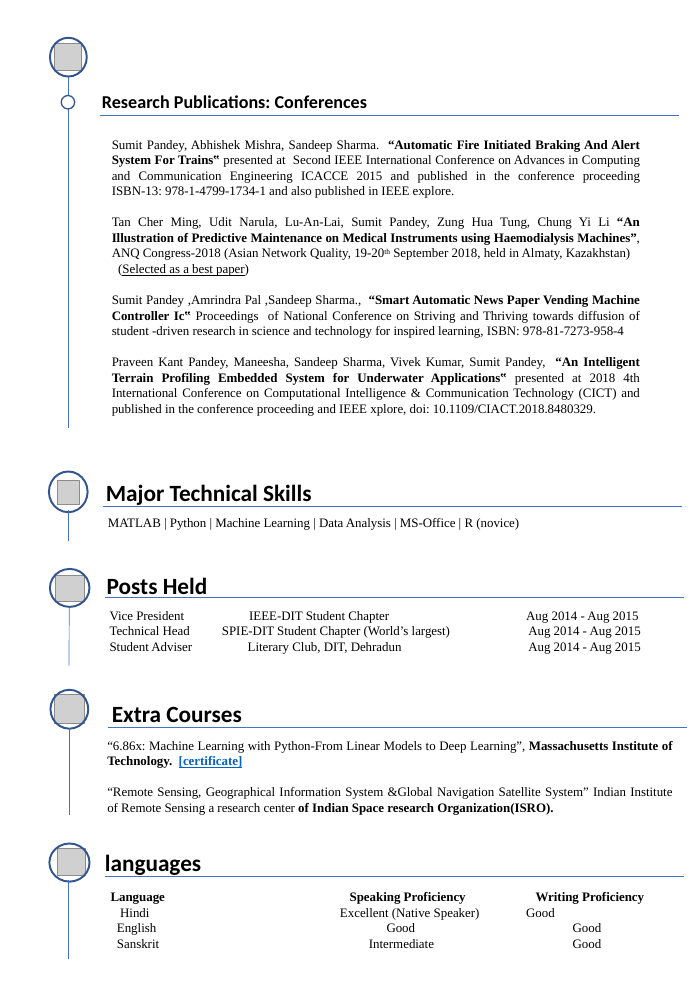
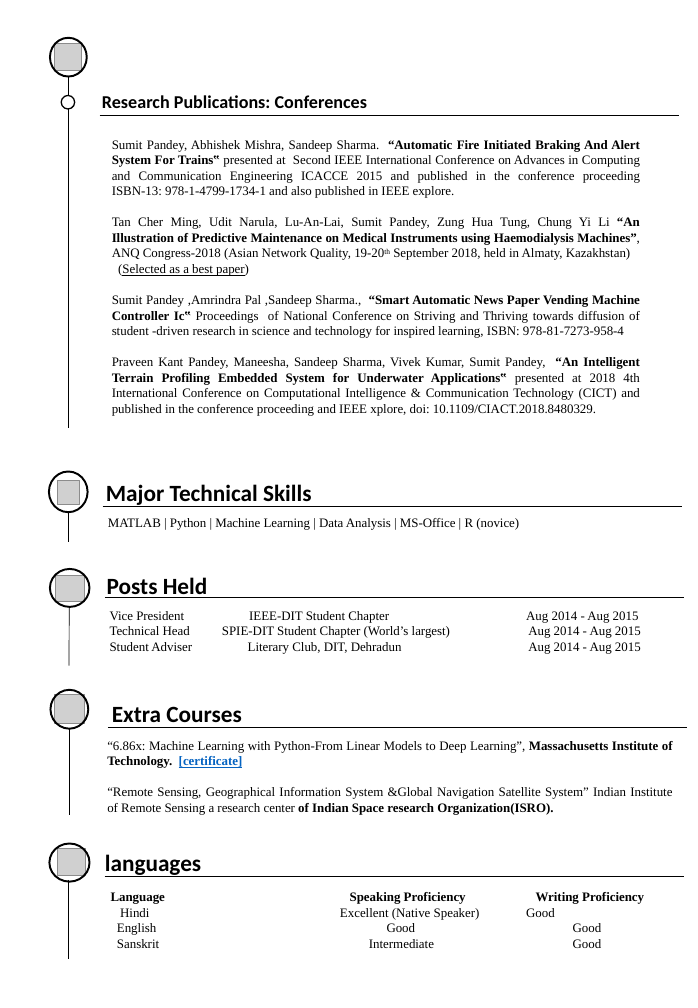
Before and after one commit to Sumit-ai/documents, a slide deck: slide 2 of sumit resume_colored BW.pptx. Drawn at 698x1008 pixels with LibreOffice and Linux fonts; fonts in the diff are those of the drawing; grey boxes stand for pictures. Boxes give left, top, right and bottom in pixels: in the first picture for what was removed or moved away, otherwise in the second. Text is boxed around its words. In the diff, an @@ line names an element or a change of style, - is before the commit and + after.

```diff
--- a/sumit resume_colored BW.pptx
+++ b/sumit resume_colored BW.pptx
@@ line (68, 76) - (68, 428): stroke #4472C4 0.5 pt to #000000 0.5 pt @@
@@ ellipse at (61, 96, 74, 110): outline #325491 1 pt to #000000 1 pt @@
@@ line (100, 115) - (678, 115): stroke #4472C4 0.5 pt to #000000 0.5 pt @@
@@ line (102, 506) - (681, 506): stroke #4472C4 0.5 pt to #000000 0.5 pt @@
@@ line (68, 512) - (68, 542): stroke #4472C4 0.5 pt to #000000 0.5 pt @@
@@ line (105, 597) - (684, 597): stroke #4472C4 0.5 pt to #000000 0.5 pt @@
@@ line (69, 607) - (69, 665): stroke #4472C4 0.5 pt to #000000 0.5 pt @@
@@ line (69, 729) - (69, 815): stroke #4472C4 0.5 pt to #000000 0.5 pt @@
@@ line (108, 727) - (687, 727): stroke #4472C4 0.5 pt to #000000 0.5 pt @@
@@ outline #325491 1.5 pt to #000000 1.5 pt in 5 elements at (50, 38, 87, 77), (49, 472, 88, 513), (50, 569, 90, 607), (50, 690, 88, 729), (49, 844, 89, 882) @@
@@ line (69, 880) - (69, 959): stroke #4472C4 0.5 pt to #000000 0.5 pt @@
@@ line (104, 877) - (684, 877): stroke #4472C4 0.5 pt to #000000 0.5 pt @@
```
Also in this commit, not shown: 1 other slide changed, 2 other files.
